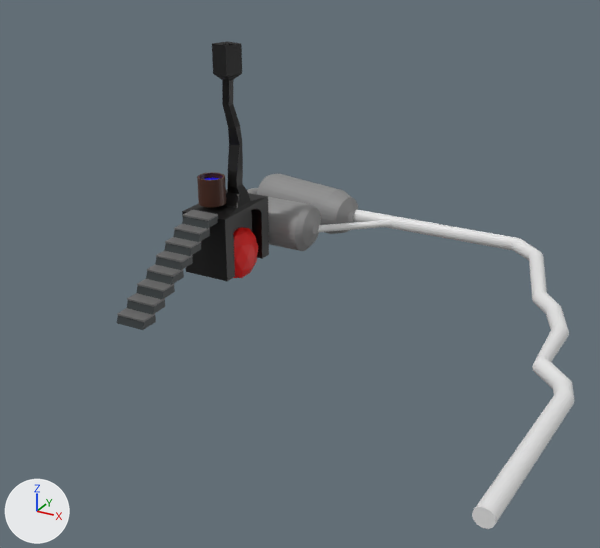
The glTF model assets/models/stations/station_furnace.glb: old version first, new version second.
One viewpoint serves both versions: a 50 mm camera at (10.8, -25.2, 12.5) aimed at (-0.8, -4.0, 1.9). The axes (+X, +Y, +Z) are drawn at lower left. The lights are the same throughout. Where no turn or scale is listed for an object, it has been applied to the vertices. Vertices at the same position are counted once.

Script lines for the objects in view, before the commit:
```python
me_cube_003 = bpy.data.meshes.new('Cube.003')
me_cube_003.from_pydata(...)  # 94 vertices, 184 faces; spans x -1.35..0.53, y -1.5..1.5, z 0.0..8.3
me_cube_003.materials.append(mat_material_004)  # black #000000
me_cube_008 = bpy.data.meshes.new('Cube.008')
me_cube_008.from_pydata(...)  # 128 vertices, 224 faces; spans x -0.56..0.57, y -2.7..1.91, z 0.0..2.55
# faces by material slot: [96, 128]
me_cube_008.materials.append(mat_material_003)  # black #2d3335
me_cube_008.materials.append(mat_material_019)  # dark grey #686868
me_cylinder_002 = bpy.data.meshes.new('Cylinder.002')
me_cylinder_002.from_pydata(...)  # 384 vertices, 764 faces; spans x -3.99..1.79, y -3.11..1.45, z -0.95..0.95
me_cylinder_002.materials.append(mat_material_006)  # grey #8c8c8c
me_cylinder_030 = bpy.data.meshes.new('Cylinder.030')
me_cylinder_030.from_pydata(...)  # 128 vertices, 252 faces; spans x -1.0..1.0, y -1.0..1.0, z -1.0..1.0
# faces by material slot: [222, 30]
me_cylinder_030.materials.append(mat_material_016)  # brown #441e0d
me_cylinder_030.materials.append(mat_water)  # blue #1000e7
ob_cube_003 = bpy.data.objects.new('Cube.003', me_cube_003)
ob_cube_003.location = (-5.49, -0.53, -0.02)
ob_cube_008 = bpy.data.objects.new('Cube.008', me_cube_008)
ob_cube_008.location = (-5.81, -3.91, -0.02)
ob_cylinder_001 = bpy.data.objects.new('Cylinder.001', me_cylinder_002)
ob_cylinder_001.location = (-4.59, 4.46, 0.97)
ob_cylinder_025 = bpy.data.objects.new('Cylinder.025', me_cylinder_030)
ob_cylinder_025.location = (-6.07, -1.19, 3.1)
ob_cylinder_025.scale = (0.505, 0.505, 0.505)
# also in view: 'Icosphere.009' at (-5.3, -0.5, 0.5); 'Cylinder' at (-6.3, 0.8, 0.9); 'Cylinder.026' at (2.4, -3.3, 0.9)
```
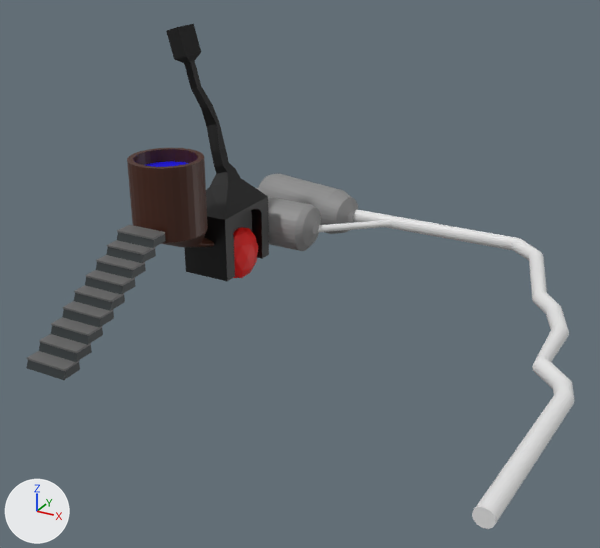
Diff of the bpy script that builds the scene:
```diff
--- a/assets/models/stations/station_furnace.glb.py
+++ b/assets/models/stations/station_furnace.glb.py
@@ me_cube_003 @@
 # used by ob_cube_003; location = (-5.49, -0.53, -0.02)
-me_cube_003.from_pydata(...)  # 94 vertices, 184 faces; spans x -1.35..0.53, y -1.5..1.5, z 0.0..8.3
+me_cube_003.from_pydata(...)  # 94 vertices, 184 faces; spans x -2.67..0.53, y -1.5..1.5, z 0.0..8.8
+# me_cube_003 part 1
+# 28 vertices are removed from x -0.52..0.38, y -0.56..0.59, z 2.51..8.3
+# 84 faces are deleted
+# 20 vertices move from x -0.49..0.38, y -0.41..0.46, z 2.51..8.24 to x -2.48..-0.22, y -0.12..0.76, z 3.0..8.72
+# 28 vertices are added at x -2.67..-0.22, y -0.26..0.89, z 3.23..8.8
+# 84 new faces join them
 me_cube_003.materials.append(mat_material_004)
@@ me_cube_008 @@
 me_cube_008.from_pydata(...)  # 128 vertices, 224 faces; spans x -0.56..0.57, y -2.7..1.91, z 0.0..2.55
 # used by ob_cube_008; location = (-5.81, -3.91, -0.02)
+# me_cube_008 part 2: the loose piece of 16 vertices spanning x -0.52..0.57, y -2.7..-1.99, z 0.0..0.32 is scaled about its middle by (1.36, 1, 1)
+# me_cube_008 part 3: the loose piece of 16 vertices spanning x -0.53..0.56, y -2.14..-1.43, z 0.32..0.64 is scaled about its middle by (1.36, 1, 1)
+# me_cube_008 part 4: the loose piece of 16 vertices spanning x -0.53..0.56, y -1.58..-0.87, z 0.64..0.96 is scaled about the mesh origin by (1.36, 1, 1)
+# me_cube_008 part 5: the loose piece of 16 vertices spanning x -0.54..0.55, y -1.02..-0.32, z 0.96..1.28 is scaled about the mesh origin by (1.36, 1, 1)
+# me_cube_008 part 6: the loose piece of 16 vertices spanning x -0.54..0.55, y -0.47..0.24, z 1.28..1.59 is scaled about its middle by (1.36, 1, 1), then moved by (0.0, 0.01, 0.0)
+# me_cube_008 part 7: the loose piece of 16 vertices spanning x -0.55..0.54, y 0.09..0.8, z 1.59..1.91 is scaled about its middle by (1.36, 1, 1), then moved by (0.0, 0.02, 0.0)
+# me_cube_008 part 8: the loose piece of 16 vertices spanning x -0.56..0.54, y 0.65..1.35, z 1.91..2.23 is scaled about its middle by (1.36, 1, 1), then moved by (0.0, 0.02, 0.0)
+# me_cube_008 part 9: the loose piece of 16 vertices spanning x -0.56..0.53, y 1.2..1.91, z 2.23..2.55 is scaled about its middle by (1.36, 1, 1), then moved by (0.0, 0.02, 0.0)
+# me_cube_008 part 10: the loose piece of 16 vertices spanning x -0.56..0.53, y 1.2..1.91, z 2.23..2.55 is copied, and the copy is scaled about its middle by (1.36, 1, 1), then moved by (-0.01, 0.58, 0.32); it spans x -0.76..0.72, y 1.79..2.49, z 2.55..2.87
 me_cube_008.materials.append(mat_material_003)
@@ ob_cube_008 @@
 ob_cube_008 = bpy.data.objects.new('Cube.008', me_cube_008)
-ob_cube_008.location = (-5.81, -3.91, -0.02)
+ob_cube_008.location = (-6.03, -7.51, -0.02)
@@ ob_cylinder_025 @@
 ob_cylinder_025 = bpy.data.objects.new('Cylinder.025', me_cylinder_030)
-ob_cylinder_025.location = (-6.07, -1.19, 3.1)
-ob_cylinder_025.scale = (0.505, 0.505, 0.505)
+ob_cylinder_025.location = (-6.07, -3.75, 3.67)
+ob_cylinder_025.scale = (1.27, 1.27, 1.27)
```

Location of each change, [x1, y1, x2, y2] in pixels of the pictures (600 x 548 px; the box of a moved part takes in the faces that stretch with it):
'Cube.008', reshaped, moved (38% wider, 29% taller): before [117, 210, 218, 330]; after [26, 225, 166, 380]
'Cube.003', reshaped (18% wider, 7% taller): before [182, 41, 269, 281]; after [166, 24, 269, 281]
'Cylinder.025', moved, rescaled: before [197, 172, 226, 207]; after [127, 148, 214, 247]
part 1 of me_cube_003, moved or reshaped: before [183, 41, 268, 220]; after [166, 24, 268, 220]
part 2 of me_cube_008, moved or reshaped: before [117, 308, 156, 330]; after [26, 351, 80, 380]
part 3 of me_cube_008, moved or reshaped: before [127, 293, 165, 315]; after [39, 334, 92, 362]
part 4 of me_cube_008, moved or reshaped: before [136, 279, 175, 299]; after [51, 317, 103, 345]
part 5 of me_cube_008, moved or reshaped: before [146, 264, 184, 285]; after [62, 301, 114, 327]
part 6 of me_cube_008, moved or reshaped: before [155, 251, 193, 270]; after [74, 285, 125, 311]
part 7 of me_cube_008, moved or reshaped: before [164, 237, 201, 256]; after [85, 270, 135, 294]
part 8 of me_cube_008, moved or reshaped: before [173, 224, 210, 242]; after [96, 255, 146, 279]
part 9 of me_cube_008, moved or reshaped: before [182, 210, 218, 229]; after [106, 240, 156, 263]
part 10 of me_cube_008, added: after [117, 225, 166, 248]
